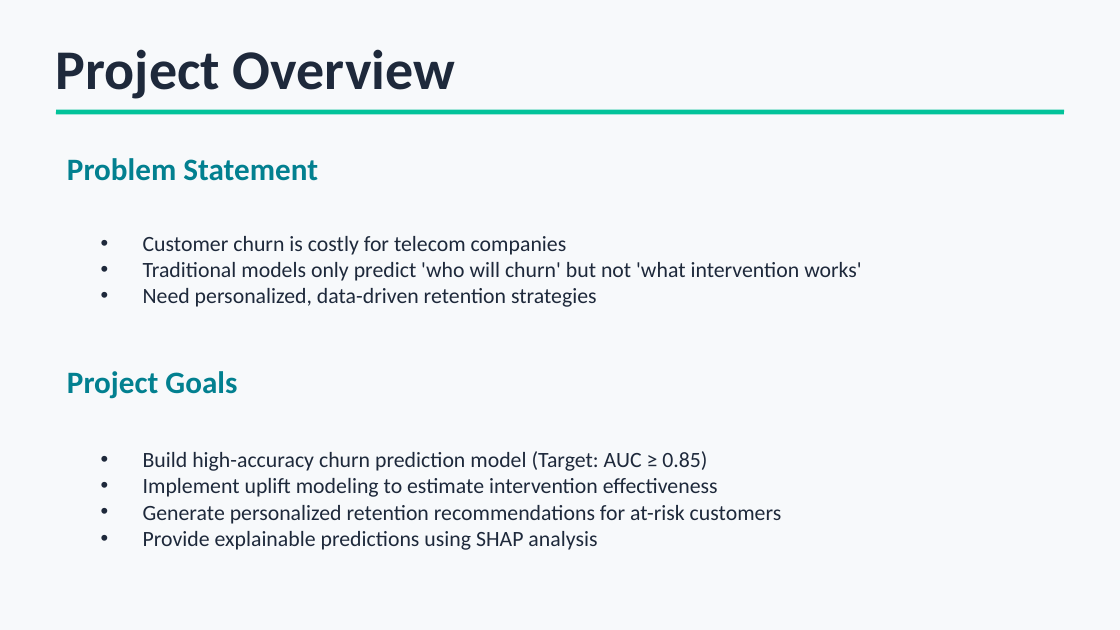
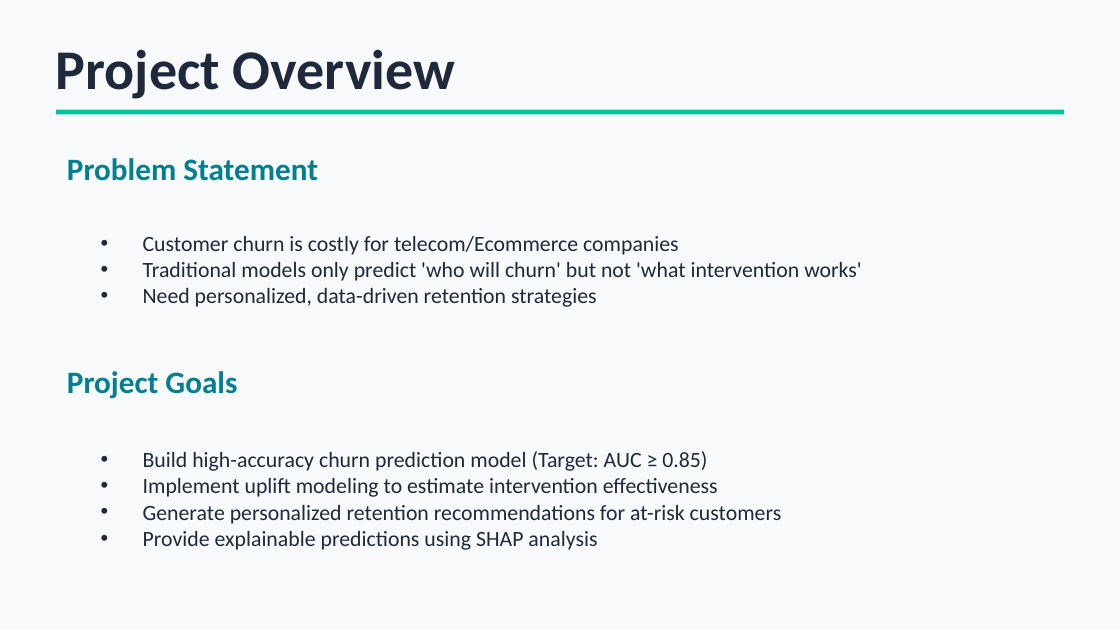
Before and after one commit to atrearyanuf/Churn-Prediction-and-Recommendation-System-with-Uplift-Modeling, a slide deck: slide 2 of Mid_Project_Review_FINAL.pptx. Drawn at 1120x630 pixels with LibreOffice and Linux fonts; fonts in the diff are those of the drawing. Boxes give left, top, right and bottom in pixels: in the first picture for what was removed or moved away, otherwise in the second. Text is boxed around its words. In the diff, an @@ line names an element or a change of style, - is before the commit and + after.

Commit message:
Mid Project PPTX

```diff
--- a/Mid_Project_Review_FINAL.pptx
+++ b/Mid_Project_Review_FINAL.pptx
@@ text at bbox=[143, 236, 679, 255]: text changed @@
-• Customer churn is costly for telecom companies
+• Customer churn is costly for telecom/Ecommerce companies
```
